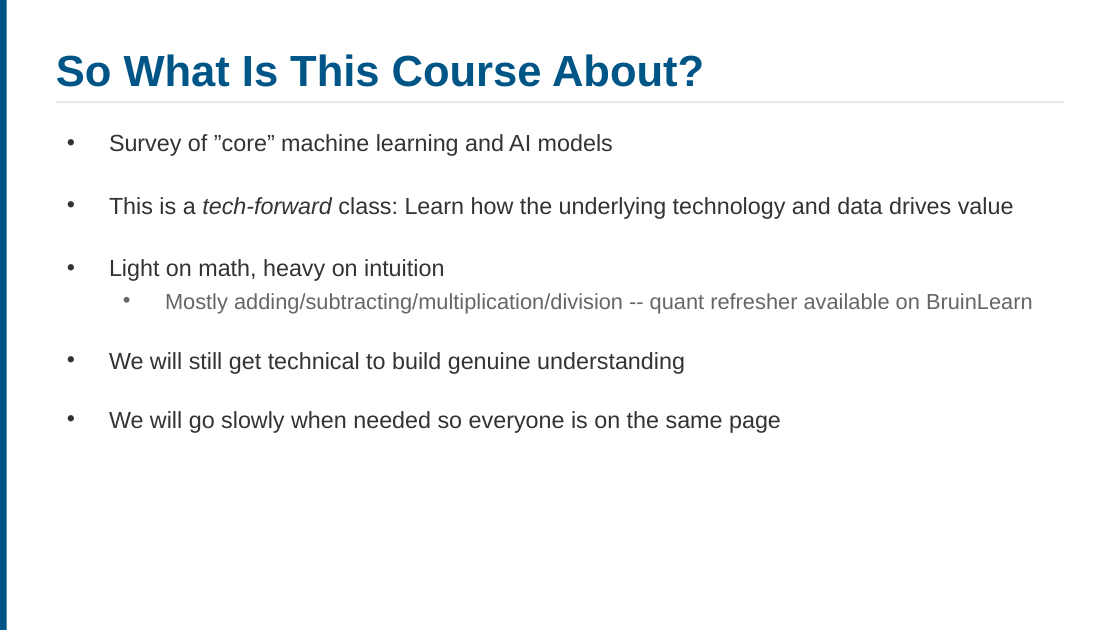
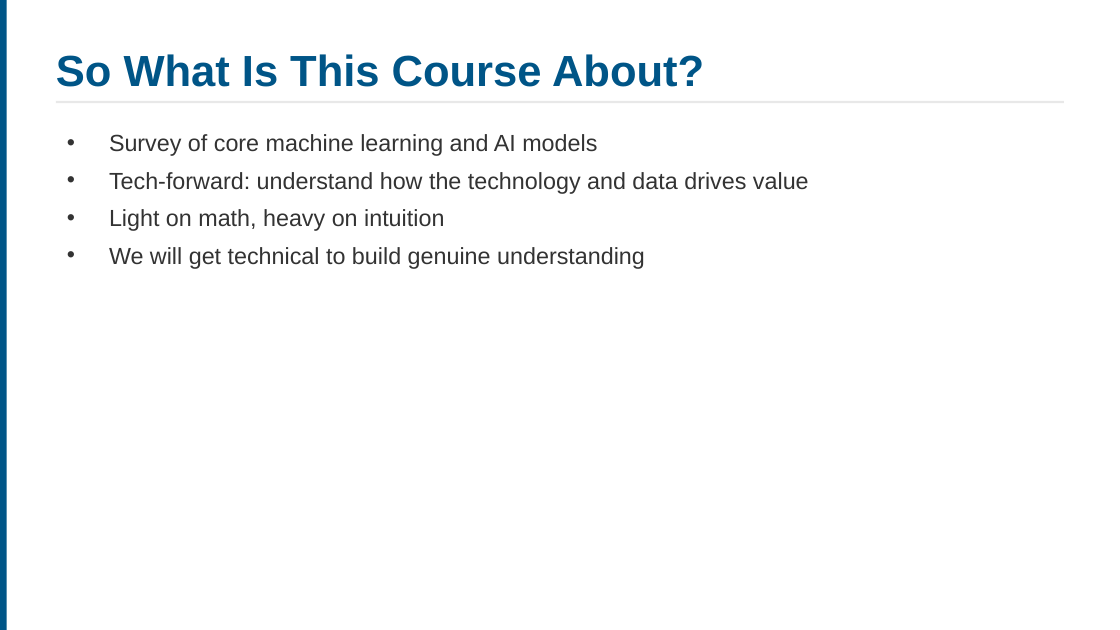
Before and after one commit to ucla-anderson-SSAI/SSAI, a slide deck: slide 11 of Slides/Week1.pptx. Drawn at 1120x630 pixels with LibreOffice and Linux fonts; fonts in the diff are those of the drawing. Boxes give left, top, right and bottom in pixels: in the first picture for what was removed or moved away, otherwise in the second. Text is boxed around its words. In the diff, an @@ line names an element or a change of style, - is before the commit and + after.

```diff
--- a/Slides/Week1.pptx
+++ b/Slides/Week1.pptx
@@ text at (x1=109, y1=134, x2=809, y2=194): text changed @@
-• Survey of ”core” machine learning and AI models
-• This is a tech-forward class: Learn how the underlying technology and data drives value
+• Survey of core machine learning and AI models
+• Tech-forward: understand how the technology and data drives value
@@ text at (x1=109, y1=209, x2=444, y2=231): more space between paragraphs @@
@@ text at (x1=109, y1=247, x2=645, y2=269): text changed @@
-  • Mostly adding/subtracting/multiplication/division -- quant refresher available on BruinLearn
-• We will still get technical to build genuine understanding
-• We will go slowly when needed so everyone is on the same page
+• We will get technical to build genuine understanding
```
Also in this commit, not shown: 20 other slides changed, 4 slides added, 4 slides removed, 19 other files.
